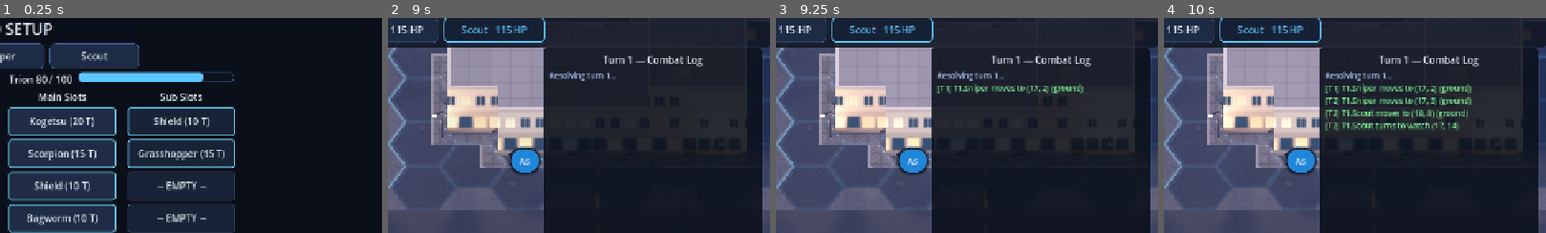
Above: before the commit, frames 1-4 (left to right).
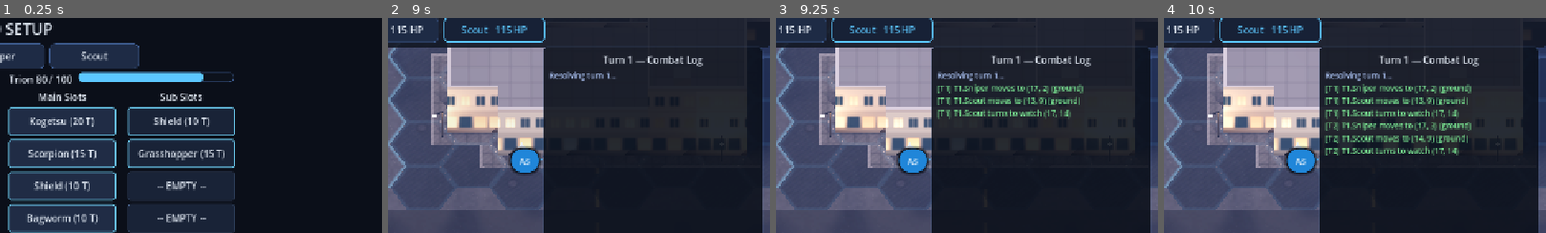
Above: after the commit, the same moments.

Repository: Takiz444/Mobile_World_Trigger_Battle_Sim
Game: Godot game, scene res://ui/hangar/hangar.tscn
Two runs of this game, one before a commit and one after it. Both use one fixed random seed, a clock stepped at 60 frames per second and the inputs below.
Inputs (mouse positions are % of the whole screen's width and height, from its top left):
- Up to frame 1 (0.25 s): no input
- Up to frame 2 (9 s): click (69, 85) at 0.52 s; type "12" at 0.6 s; click (28, 92) at 0.75 s; type "Alex" at 0.83 s; click "Start Match" at 1.25 s; click "Sn" at 2 s; click "As" at 2.75 s; click "Sc" at 3.5 s; click "As" at 4.25 s; click "Assassin 115 HP" at 5 s; click "Sniper 115 HP" at 5.75 s; click "Sc" at 6.5 s; click "Sn" at 7.25 s; click "Scout 115 HP" at 8 s; click "Submit Turn" at 8.75 s
- Up to frame 3 (9.25 s): no input
- Up to frame 4 (10 s): click "Surrender" at 9.5 s
The pictures show only the part of the screen within x 50-100%, y 1-51%; the shares and areas given below are measured in that part.

Frames 1-2 are identical in both runs. In frame 3, 1.4% of the frame differs, in the area x 42-80%, y 36-48%; in frame 4, 3.3%, in the area x 42-81%, y 36-64%.

Commit message:
distance serpation fixes:

Diff:
--- a/common/combat/match_runner.gd
+++ b/common/combat/match_runner.gd
@@ -7,8 +7,11 @@
 const DEFAULT_SEED := 12345
 ## Result code for a drawn match (live matches that hit the turn cap even).
 const DRAW := 2
-## No two characters (of either team) start closer than this many hexes.
-const SPAWN_MIN_DISTANCE := 3
+## Every character starts with nobody else, friend or foe, within a 3-hex
+## radius: any two are at least this many hexes apart.
+const SPAWN_MIN_DISTANCE := 4
+## Random placements tried before giving up on SPAWN_MIN_DISTANCE.
+const SPAWN_ATTEMPTS := 64
 
 
 ## Builds a fresh MatchState on the city map (MapData) — the whole sheet, or
@@ -70,28 +73,48 @@
 	var rng := RandomNumberGenerator.new()
 	rng.seed = hash([seed, "spawns"])
 	var open := _largest_street_area(ms)
-	# Fisher-Yates over a sorted list, so the result depends only on the seed.
-	open.sort()
-	for i in range(open.size() - 1, 0, -1):
+	open.sort()   # so the result depends only on the seed
+	# A random order, then the first hexes that keep the distance. If that
+	# runs out of room, reshuffle and try again: the rule is never relaxed on
+	# a playable map.
+	for _attempt in SPAWN_ATTEMPTS:
+		_shuffle(open, rng)
+		var out := _spread(open, count, SPAWN_MIN_DISTANCE)
+		if out.size() == count:
+			return out
+	# Only a map far too small for the squad gets here.
+	push_warning("could not place %d characters %d hexes apart; placing them closer" % [count, SPAWN_MIN_DISTANCE])
+	for gap in range(SPAWN_MIN_DISTANCE - 1, 0, -1):
+		var out := _spread(open, count, gap)
+		if out.size() == count:
+			return out
+	push_error("not enough street hexes for %d spawns" % count)
+	return _spread(open, count, 0)
+
+
+## The first hexes of `order` that are all at least `gap` apart (up to `count`).
+static func _spread(order: Array[Vector2i], count: int, gap: int) -> Array[Vector2i]:
+	var out: Array[Vector2i] = []
+	for hex in order:
+		var ok := true
+		for other in out:
+			if HexCoord.distance(hex, other) < gap:
+				ok = false
+				break
+		if ok:
+			out.append(hex)
+			if out.size() == count:
+				break
+	return out
+
+
+## Fisher-Yates shuffle in place.
+static func _shuffle(list: Array[Vector2i], rng: RandomNumberGenerator) -> void:
+	for i in range(list.size() - 1, 0, -1):
 		var j := rng.randi_range(0, i)
-		var tmp: Vector2i = open[i]
-		open[i] = open[j]
-		open[j] = tmp
-	var out: Array[Vector2i] = []
-	for min_gap in [SPAWN_MIN_DISTANCE, 2, 1]:
-		out.clear()
-		for hex in open:
-			var ok := true
-			for other in out:
-				if HexCoord.distance(hex, other) < min_gap:
-					ok = false
-					break
-			if ok:
-				out.append(hex)
-				if out.size() == count:
-					return out
-	push_error("not enough street hexes for %d spawns" % count)
-	return out
+		var tmp: Vector2i = list[i]
+		list[i] = list[j]
+		list[j] = tmp
 
 
 static func _largest_street_area(ms: MatchState) -> Array[Vector2i]:
--- a/test/rules_test.gd
+++ b/test/rules_test.gd
@@ -699,6 +699,16 @@
 			ok = ok and HexCoord.distance(h, x.hex) >= MatchRunner.SPAWN_MIN_DISTANCE
 		hexes.append(x.hex)
 	_check(ok and hexes.size() == 6, "spawns are on open ground and at least %d hexes apart" % MatchRunner.SPAWN_MIN_DISTANCE)
+	# Across many random play areas, no character ever starts within a
+	# 3-hex radius of another (friend or foe).
+	var closest := 999
+	for seed in 200:
+		var m := MatchRunner.build_match(TriggerLibrary.sample_units(), TriggerLibrary.sample_units(), seed, MapData.random_section(seed))
+		var all := m.all_units()
+		for i in all.size():
+			for j in range(i + 1, all.size()):
+				closest = mini(closest, HexCoord.distance(all[i].hex, all[j].hex))
+	_check(closest > 3, "nobody spawns within 3 hexes of anyone else (closest pair over 200 maps: %d)" % closest)
 	var facing_open := true
 	for x in ms.all_units():
 		facing_open = facing_open and ms.floor_legal(HexCoord.neighbor(x.hex, x.facing), 0)
